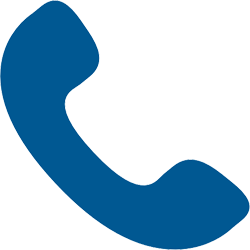
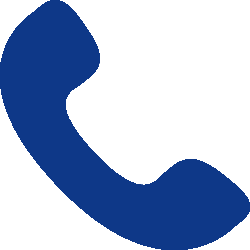
Before/after of a 250×250 layered artwork. What changed in the layer stack:
painted on "Layer 1" over [0, 0, 250, 250]
